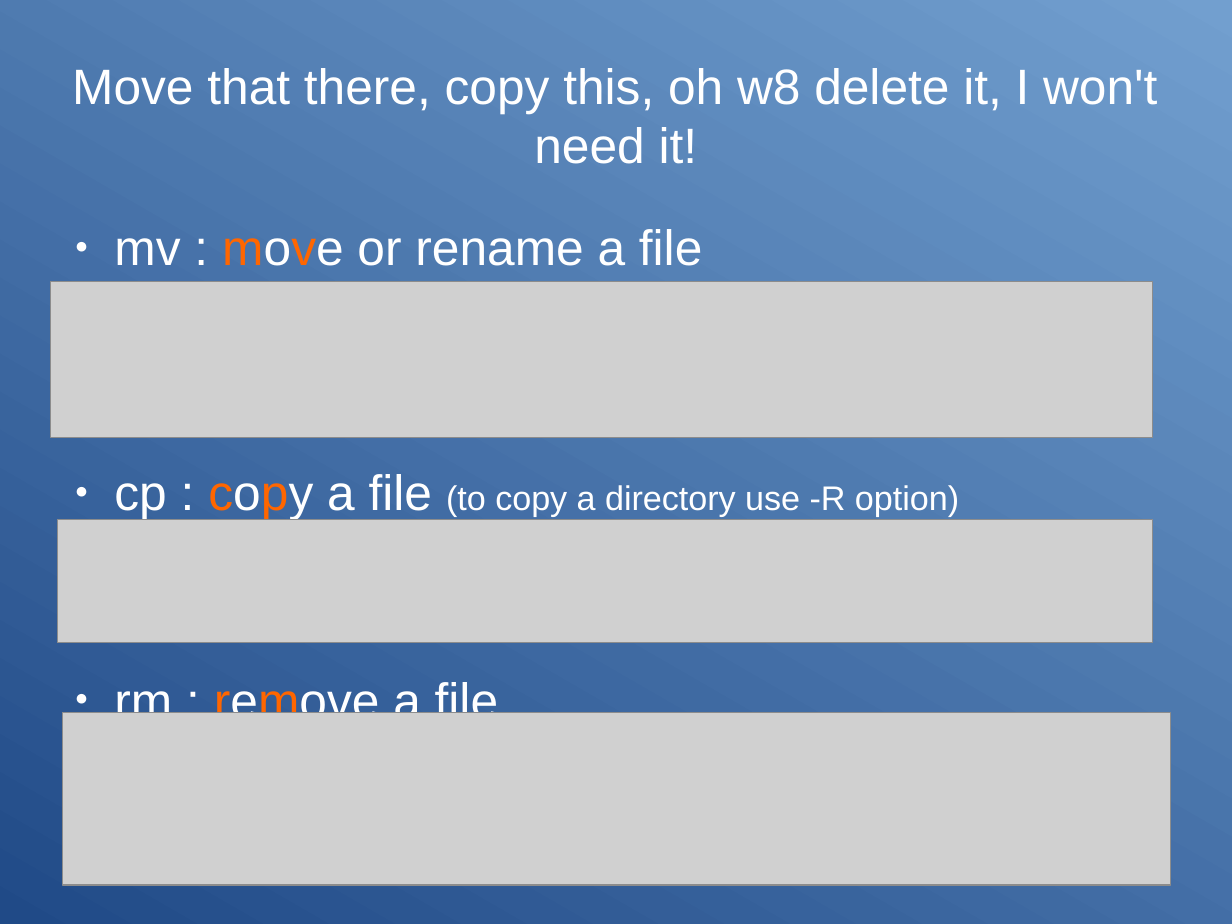
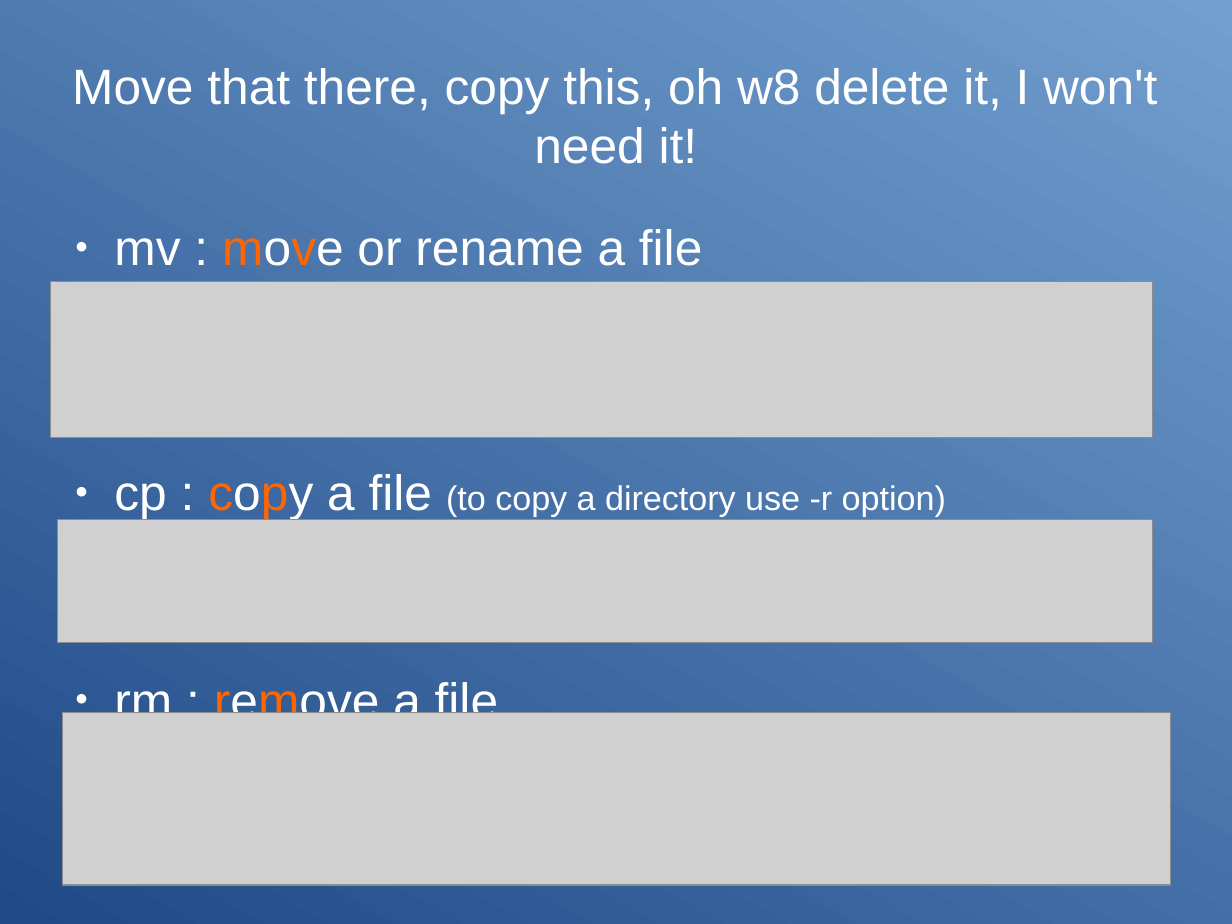
Before and after one commit to Clibre/An-introduction-to-bash, a slide deck: slide 13 of presentation.odp. Drawn at 1232x924 pixels with LibreOffice and Linux fonts; fonts in the diff are those of the drawing; grey boxes stand for pictures. Boxes give left, top, right and bottom in pixels: in the first picture for what was removed or moved away, otherwise in the second. Text is boxed around its words. In the diff, an @@ line names an element or a change of style, - is before the commit and + after.

```diff
--- a/presentation.odp
+++ b/presentation.odp
@@ text at (x1=114, y1=474, x2=946, y2=520): text changed @@
-● cp : copy a file (to copy a directory use -R option)
+● cp : copy a file (to copy a directory use -r option)
```
Also in this commit, not shown: 2 other slides changed.
